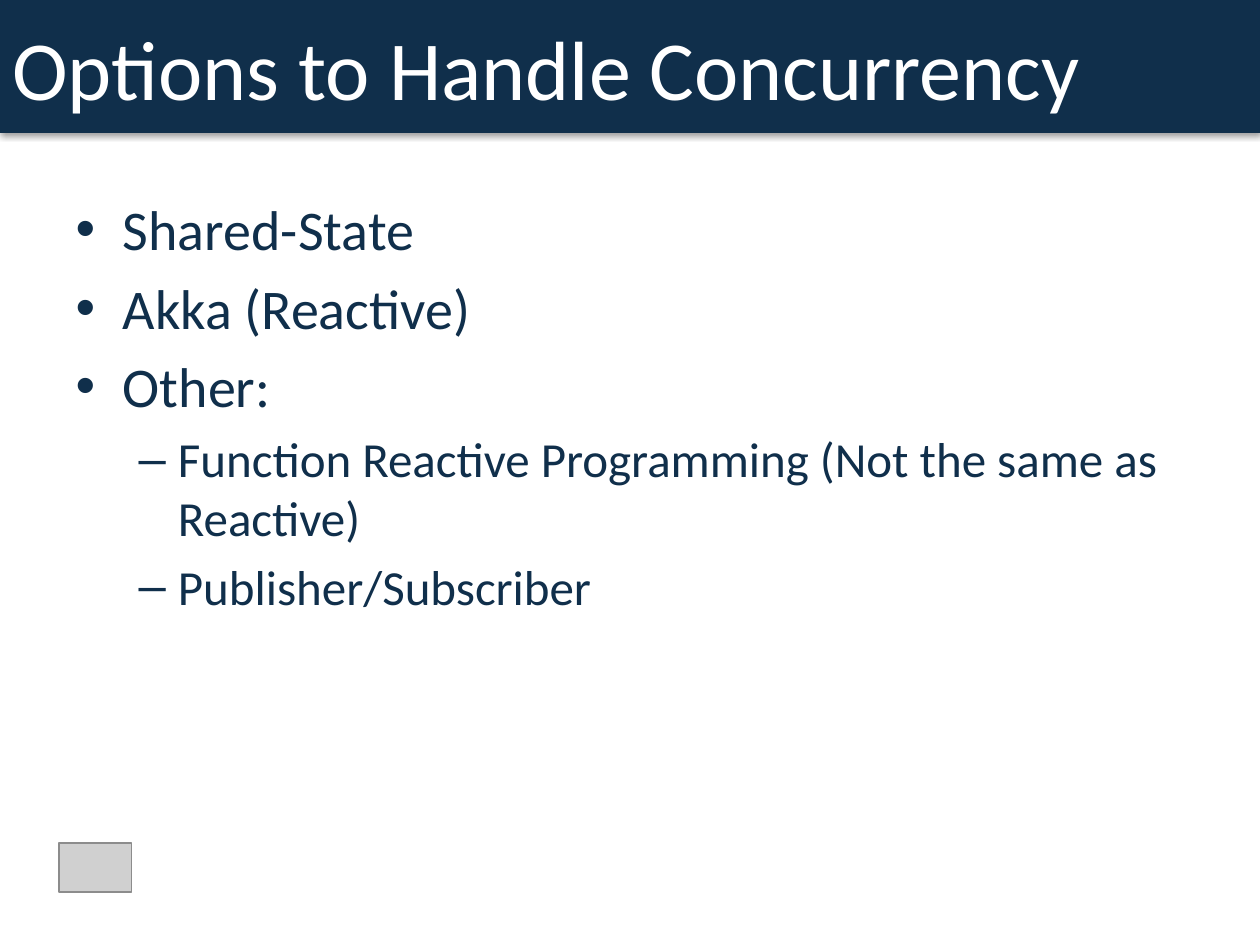
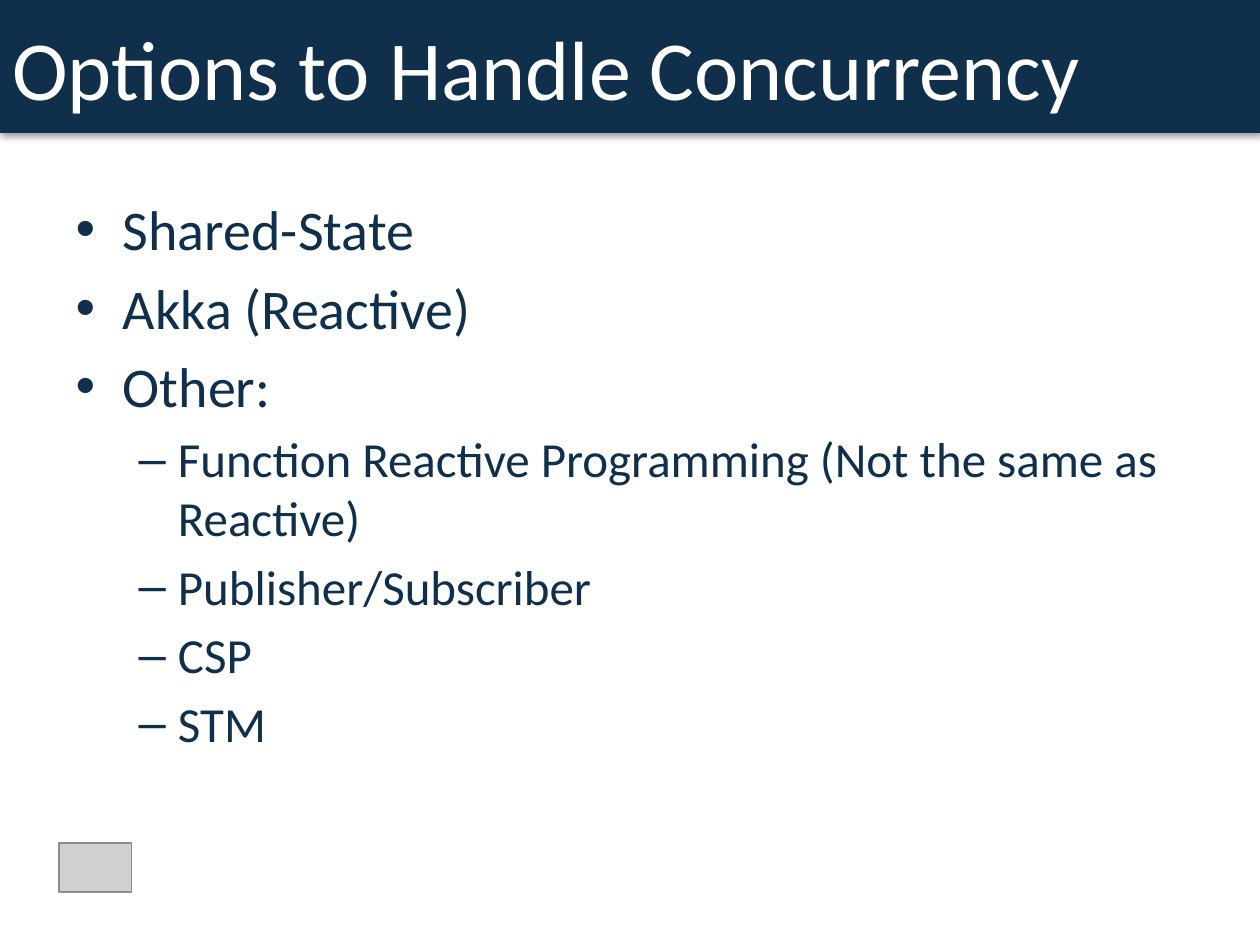
Before and after one commit to dspeele/react-vs-shared-state-inventory, a slide deck: slide 5 of React Vs Shared State Deck.pptx. Drawn at 1260x945 pixels with LibreOffice and Linux fonts; fonts in the diff are those of the drawing; grey boxes stand for pictures. Boxes give left, top, right and bottom in pixels: in the first picture for what was removed or moved away, otherwise in the second. Text is boxed around its words. In the diff, an @@ line names an element or a change of style, - is before the commit and + after.

```diff
--- a/React Vs Shared State Deck.pptx
+++ b/React Vs Shared State Deck.pptx
@@ text at (178, 641, 266, 743): paragraphs added @@
+  – CSP
+  – STM
```
Also in this commit, not shown: 3 other slides changed, 3 slides removed.
